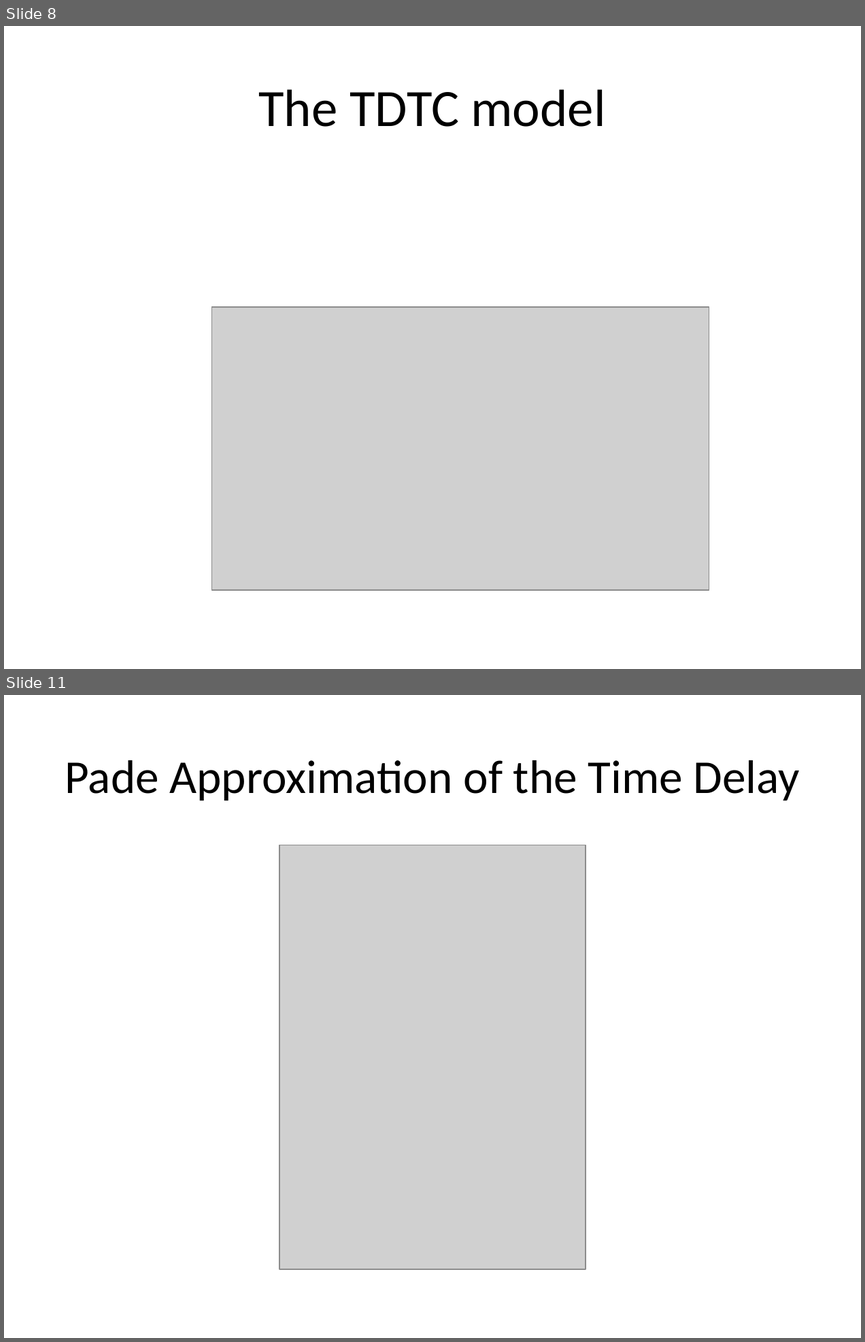
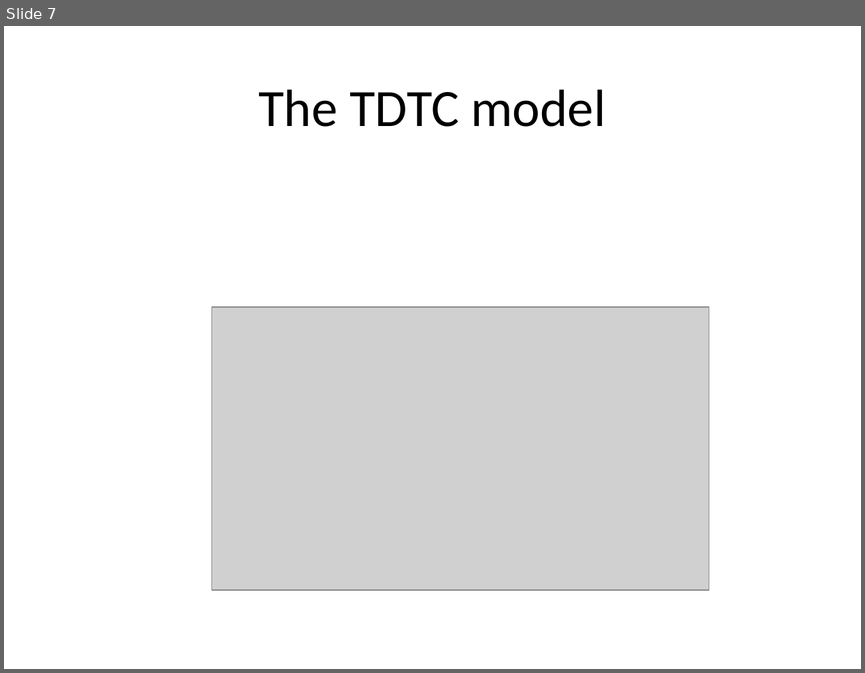
Before and after one commit to auralius/up_temperature_control_device, a slide deck: Activities/Presentations/Lab 2.pptx. Shown one above the other, each under a label of ours: slides 8 and 11 before the commit, slide 7 after it; the slides between them are not shown. The pictures are 865x1342 and 865x673 pixels, drawn with LibreOffice and Linux fonts; fonts in the diff are those of the drawing; grey boxes stand for pictures. Boxes give left, top, right and bottom in pixels: in the first picture for what was removed or moved away, otherwise in the second. Text is boxed around its words. In the diff, an @@ line names an element or a change of style, - is before the commit and + after.

```diff
--- a/Activities/Presentations/Lab 2.pptx
+++ b/Activities/Presentations/Lab 2.pptx
@@ slide 11 removed at (4, 695, 861, 1338), background #FFFFFF @@
@@ title removed at (65, 760, 800, 801) @@
-Pade Approximation of the Time Delay
@@ picture removed at (279, 845, 585, 1269) @@
@@ what was slide 8 is now slide 7 @@
```
Also in this commit, not shown: 3 slides changed, 1 slide added, 1 other slide removed, 4 other files.
